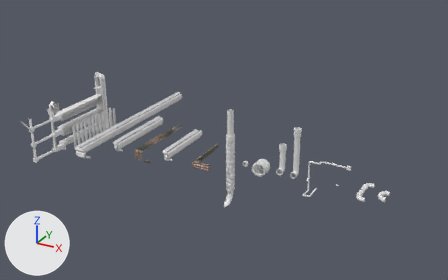
A saved change to the Blender file Assets/Static Assets/Models/Levels and Props/Assets Atlas.blend.
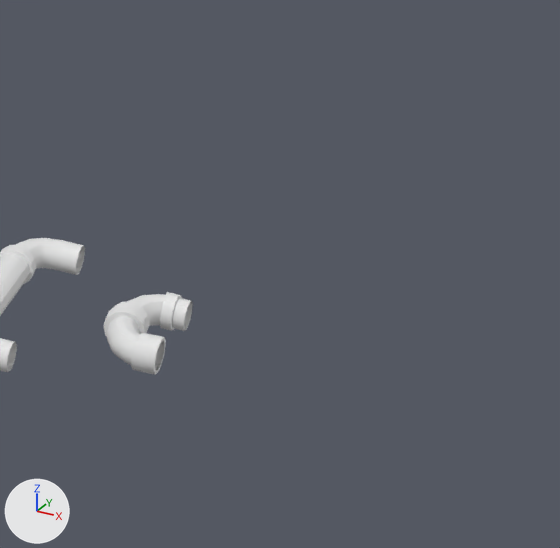
The first picture shows the older version from a 50 mm lens placed at (103.5, -172.8, 93.5), pointed at (3.3, 9.4, 2.4). The close-ups show both versions on the part from 81% to 99% of the width and 53% to 81% of the height of that picture; other places that the commit changed are outside them. Every picture has the same lights, and +X, +Y and +Z are marked at lower left.

Names of what the first close-up shows: 'BezierCurve.007', 'Tubería plataforma estática larga'.
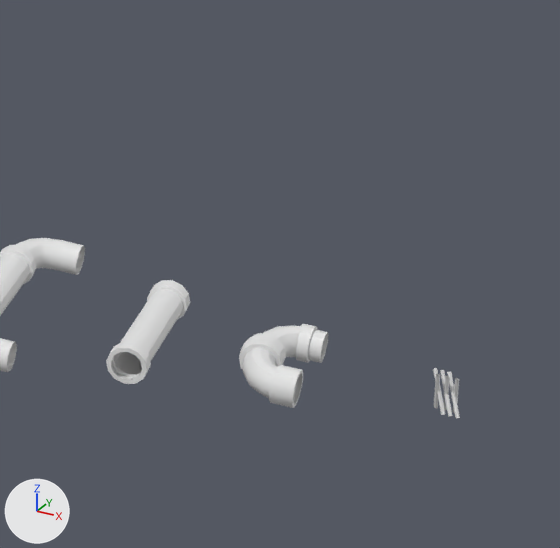
What changed in the scene script:
```text
Add cu_beziercurve_005:
    cu_beziercurve_005 = bpy.data.curves.new('BezierCurve.005', 'CURVE')
    cu_beziercurve_005.dimensions = '3D'
    _sp = cu_beziercurve_005.splines.new('BEZIER'); _sp.bezier_points.add(1)
    _sp.bezier_points.foreach_set('co', [-1.0, 0.0, 0.0, 1.0, 0.0, 0.0])
    _sp.bezier_points.foreach_set('handle_left', [-1.707, 0.0, 0.0, 0.0, 0.0, 0.0])
    _sp.bezier_points.foreach_set('handle_right', [-0.293, 0.0, 0.0, 2.0, 0.0, 0.0])
    for _p, _l, _r in zip(_sp.bezier_points, ['ALIGNED', 'ALIGNED'], ['ALIGNED', 'ALIGNED']): _p.handle_left_type = _l; _p.handle_right_type = _r
    _sp.order_u = 0
    _sp.order_v = 0
    cu_beziercurve_005.use_path = True
    cu_beziercurve_005.bevel_depth = 0.09
    cu_beziercurve_005.fill_mode = 'FULL'
Add cu_beziercurve_004:
    cu_beziercurve_004 = bpy.data.curves.new('BezierCurve.004', 'CURVE')
    cu_beziercurve_004.dimensions = '3D'
    _sp = cu_beziercurve_004.splines.new('BEZIER'); _sp.bezier_points.add(1)
    _sp.bezier_points.foreach_set('co', [-1.0, 0.0, 0.0, 1.0, 0.0, 0.0])
    _sp.bezier_points.foreach_set('handle_left', [-1.707, 0.0, 0.0, 0.0, 0.0, 0.0])
    _sp.bezier_points.foreach_set('handle_right', [-0.293, 0.0, 0.0, 2.0, 0.0, 0.0])
    for _p, _l, _r in zip(_sp.bezier_points, ['ALIGNED', 'ALIGNED'], ['ALIGNED', 'ALIGNED']): _p.handle_left_type = _l; _p.handle_right_type = _r
    _sp.order_u = 0
    _sp.order_v = 0
    cu_beziercurve_004.use_path = True
    cu_beziercurve_004.bevel_depth = 0.09
    cu_beziercurve_004.fill_mode = 'FULL'
Add cu_beziercurve_003:
    cu_beziercurve_003 = bpy.data.curves.new('BezierCurve.003', 'CURVE')
    cu_beziercurve_003.dimensions = '3D'
    _sp = cu_beziercurve_003.splines.new('BEZIER'); _sp.bezier_points.add(1)
    _sp.bezier_points.foreach_set('co', [-1.0, 0.0, 0.0, 1.0, 0.0, 0.0])
    _sp.bezier_points.foreach_set('handle_left', [-1.707, 0.0, 0.0, 0.0, 0.0, 0.0])
    _sp.bezier_points.foreach_set('handle_right', [-0.293, 0.0, 0.0, 2.0, 0.0, 0.0])
    for _p, _l, _r in zip(_sp.bezier_points, ['ALIGNED', 'ALIGNED'], ['ALIGNED', 'ALIGNED']): _p.handle_left_type = _l; _p.handle_right_type = _r
    _sp.order_u = 0
    _sp.order_v = 0
    cu_beziercurve_003.use_path = True
    cu_beziercurve_003.bevel_depth = 0.09
    cu_beziercurve_003.fill_mode = 'FULL'
Add cu_beziercurve_002:
    cu_beziercurve_002 = bpy.data.curves.new('BezierCurve.002', 'CURVE')
    cu_beziercurve_002.dimensions = '3D'
    _sp = cu_beziercurve_002.splines.new('BEZIER'); _sp.bezier_points.add(1)
    _sp.bezier_points.foreach_set('co', [-1.0, 0.0, 0.0, 1.0, 0.0, 0.0])
    _sp.bezier_points.foreach_set('handle_left', [-1.707, 0.0, 0.0, 0.0, 0.0, 0.0])
    _sp.bezier_points.foreach_set('handle_right', [-0.293, 0.0, 0.0, 2.0, 0.0, 0.0])
    for _p, _l, _r in zip(_sp.bezier_points, ['ALIGNED', 'ALIGNED'], ['ALIGNED', 'ALIGNED']): _p.handle_left_type = _l; _p.handle_right_type = _r
    _sp.order_u = 0
    _sp.order_v = 0
    cu_beziercurve_002.use_path = True
    cu_beziercurve_002.bevel_depth = 0.09
    cu_beziercurve_002.fill_mode = 'FULL'
Add cu_beziercurve_001:
    cu_beziercurve_001 = bpy.data.curves.new('BezierCurve.001', 'CURVE')
    cu_beziercurve_001.dimensions = '3D'
    _sp = cu_beziercurve_001.splines.new('BEZIER'); _sp.bezier_points.add(1)
    _sp.bezier_points.foreach_set('co', [-1.0, 0.0, 0.0, 1.0, 0.0, 0.0])
    _sp.bezier_points.foreach_set('handle_left', [-1.707, 0.0, 0.0, 0.0, 0.0, 0.0])
    _sp.bezier_points.foreach_set('handle_right', [-0.293, 0.0, 0.0, 2.0, 0.0, 0.0])
    for _p, _l, _r in zip(_sp.bezier_points, ['ALIGNED', 'ALIGNED'], ['ALIGNED', 'ALIGNED']): _p.handle_left_type = _l; _p.handle_right_type = _r
    _sp.order_u = 0
    _sp.order_v = 0
    cu_beziercurve_001.use_path = True
    cu_beziercurve_001.bevel_depth = 0.09
    cu_beziercurve_001.fill_mode = 'FULL'
Add cu_beziercurve:
    cu_beziercurve = bpy.data.curves.new('BezierCurve', 'CURVE')
    cu_beziercurve.dimensions = '3D'
    _sp = cu_beziercurve.splines.new('BEZIER'); _sp.bezier_points.add(1)
    _sp.bezier_points.foreach_set('co', [-1.0, 0.0, 0.0, 1.0, 0.0, 0.0])
    _sp.bezier_points.foreach_set('handle_left', [-1.707, 0.0, 0.0, 0.0, 0.0, 0.0])
    _sp.bezier_points.foreach_set('handle_right', [-0.293, 0.0, 0.0, 2.0, 0.0, 0.0])
    for _p, _l, _r in zip(_sp.bezier_points, ['ALIGNED', 'ALIGNED'], ['ALIGNED', 'ALIGNED']): _p.handle_left_type = _l; _p.handle_right_type = _r
    _sp.order_u = 0
    _sp.order_v = 0
    cu_beziercurve.use_path = True
    cu_beziercurve.bevel_depth = 0.09
    cu_beziercurve.fill_mode = 'FULL'
Change ob_beziercurve_007:
    ob_beziercurve_007.location: (64.0, 0.0, 0.0) -> (70.0, 0.0, 0.0)
Add ob_beziercurve_005:
    ob_beziercurve_005 = bpy.data.objects.new('BezierCurve.005', cu_beziercurve_005)
    ob_beziercurve_005.location = (78.4, 0.0, 0.4)
    ob_beziercurve_005.rotation_euler = (0.0, 1.222, 1.571)  # degrees (0, 70, 90)
Add ob_beziercurve_004:
    ob_beziercurve_004 = bpy.data.objects.new('BezierCurve.004', cu_beziercurve_004)
    ob_beziercurve_004.location = (78.0, 0.0, 0.4)
    ob_beziercurve_004.rotation_euler = (0.0, 1.222, 1.571)  # degrees (0, 70, 90)
Add ob_beziercurve_003:
    ob_beziercurve_003 = bpy.data.objects.new('BezierCurve.003', cu_beziercurve_003)
    ob_beziercurve_003.location = (77.6, 0.0, 0.4)
    ob_beziercurve_003.rotation_euler = (0.0, 1.222, 1.571)  # degrees (0, 70, 90)
Add ob_beziercurve_002:
    ob_beziercurve_002 = bpy.data.objects.new('BezierCurve.002', cu_beziercurve_002)
    ob_beziercurve_002.location = (78.3, 0.0, 0.4)
    ob_beziercurve_002.rotation_euler = (-0.665, 1.138, -0.618)  # degrees (-38, 65, -35)
Add ob_beziercurve_001:
    ob_beziercurve_001 = bpy.data.objects.new('BezierCurve.001', cu_beziercurve_001)
    ob_beziercurve_001.location = (78.0, 0.0, 0.4)
    ob_beziercurve_001.rotation_euler = (-0.665, 1.138, -0.618)  # degrees (-38, 65, -35)
Add ob_beziercurve:
    ob_beziercurve = bpy.data.objects.new('BezierCurve', cu_beziercurve)
    ob_beziercurve.location = (77.7, 0.0, 0.4)
    ob_beziercurve.rotation_euler = (-0.665, 1.138, -0.618)  # degrees (-38, 65, -35)
Add ob_tubería_plataforma_estática_larga_2_001:
    ob_tubería_plataforma_estática_larga_2_001 = bpy.data.objects.new('Tubería plataforma estática larga 2.001', me_beziercurve_004)  # 96 vertices, 84 faces; spans x -0.62..1.21, y -3.55..3.57, z -0.89..0.89
    ob_tubería_plataforma_estática_larga_2_001.location = (64.88, 0.0, 0.0)
```

Where the change shows, as pixel boxes (x1, y1, x2, y2) in the close-ups (560 x 548 px):
'BezierCurve.007', moved
    before: (104, 292, 193, 375)
    after: (239, 324, 329, 408)
'Tubería plataforma estática larga 2.001', added
    after: (106, 280, 190, 384)
'BezierCurve.002', added
    after: (447, 371, 460, 418)
'BezierCurve.001', added
    after: (440, 370, 453, 417)
'BezierCurve', added
    after: (433, 368, 445, 415)
'BezierCurve.003', added
    after: (434, 374, 440, 408)
'BezierCurve.004', added
    after: (444, 376, 450, 410)
'BezierCurve.005', added
    after: (453, 378, 459, 412)
